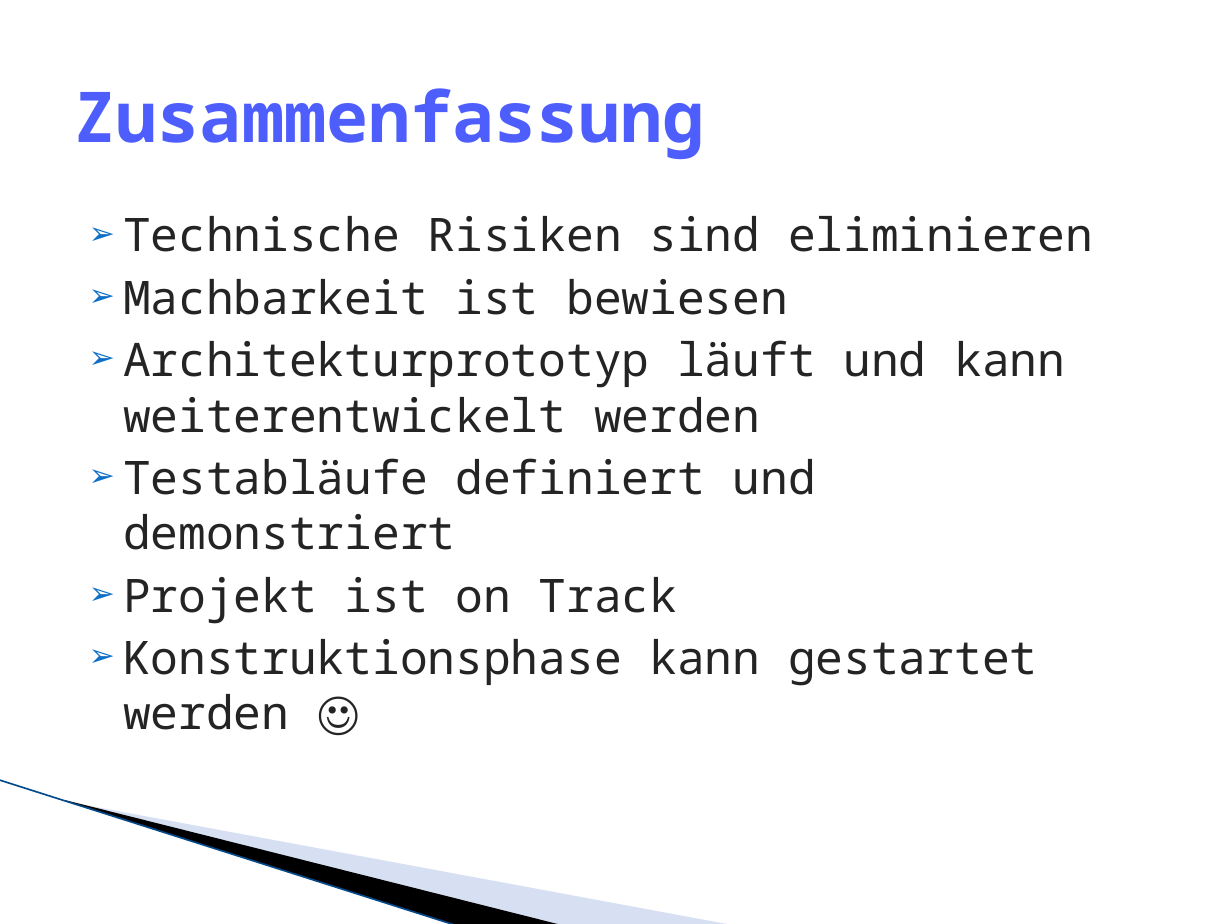
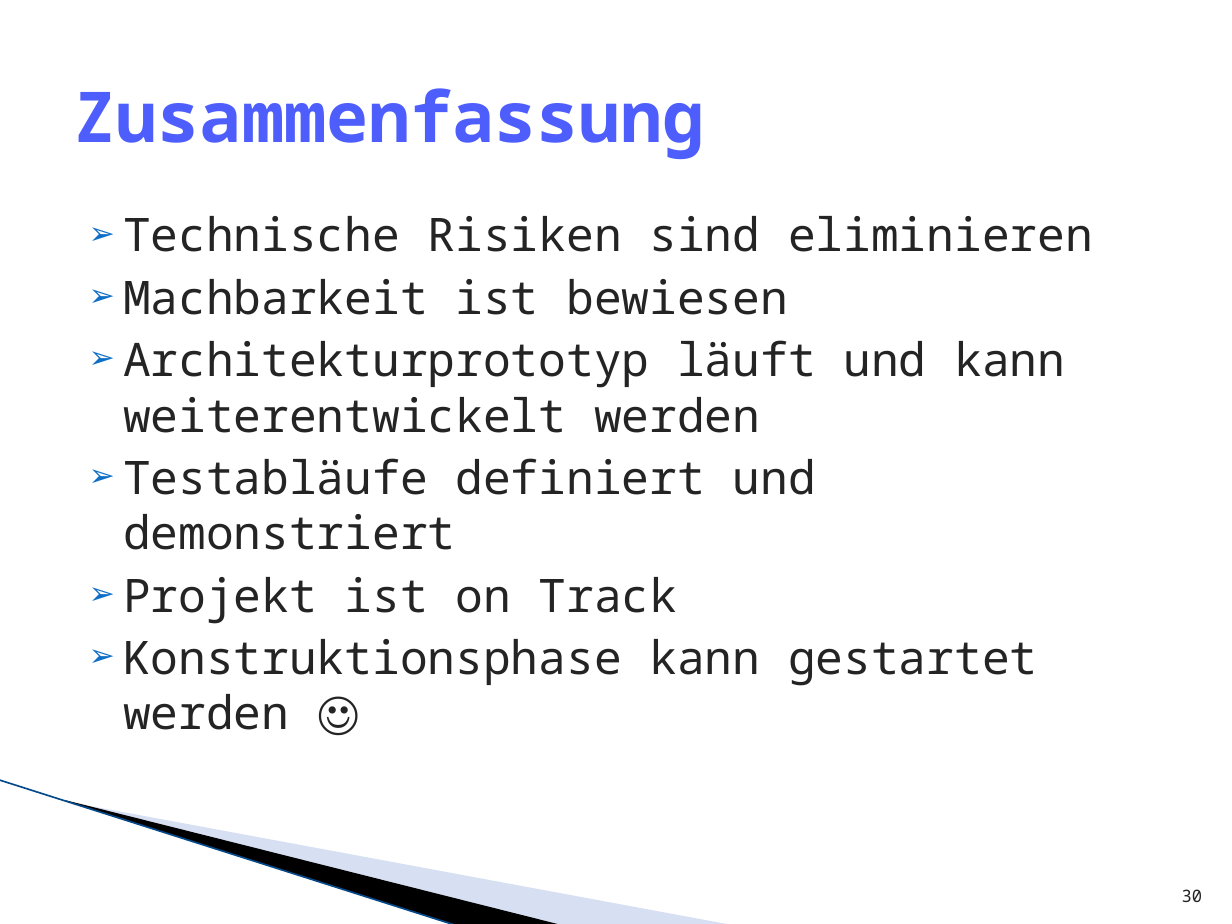
Before and after one commit to lukaselmer/hsr-mrt-software-engineering-2-project, a slide deck: slide 30 of doc/05_Design/praesentation_ms3.pptx. Drawn at 1232x924 pixels with LibreOffice and Linux fonts; fonts in the diff are those of the drawing; background and template pictures are left out. Boxes give left, top, right and bottom in pixels: in the first picture for what was removed or moved away, otherwise in the second. Text is boxed around its words. In the diff, an @@ line names an element or a change of style, - is before the commit and + after.

```diff
--- a/doc/05_Design/praesentation_ms3.pptx
+++ b/doc/05_Design/praesentation_ms3.pptx
@@ page number added at [1182, 889, 1202, 902], 10 pt, text #242424 @@
+30
```
Also in this commit, not shown: 28 other slides changed, 2 slides added, 2 slides removed.
